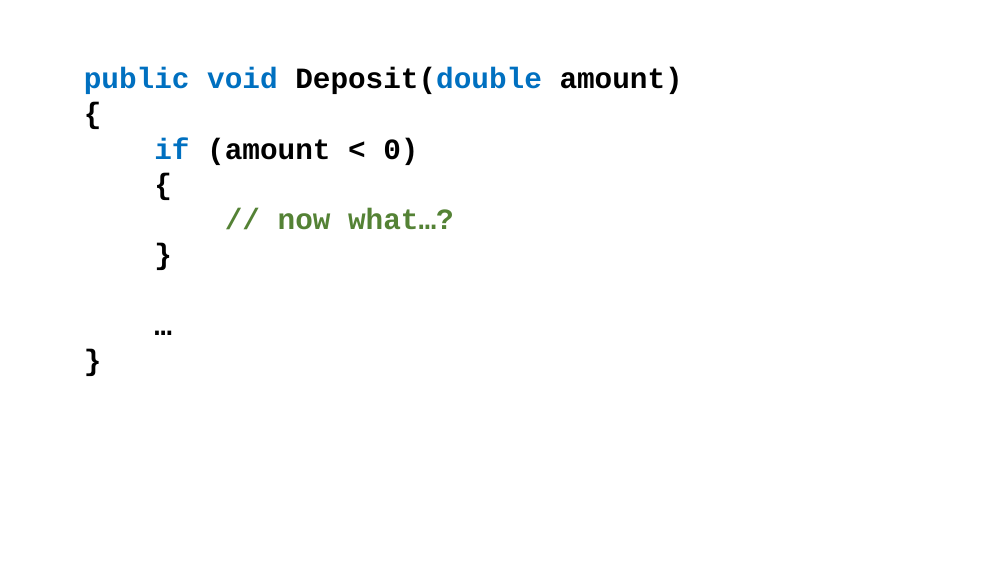
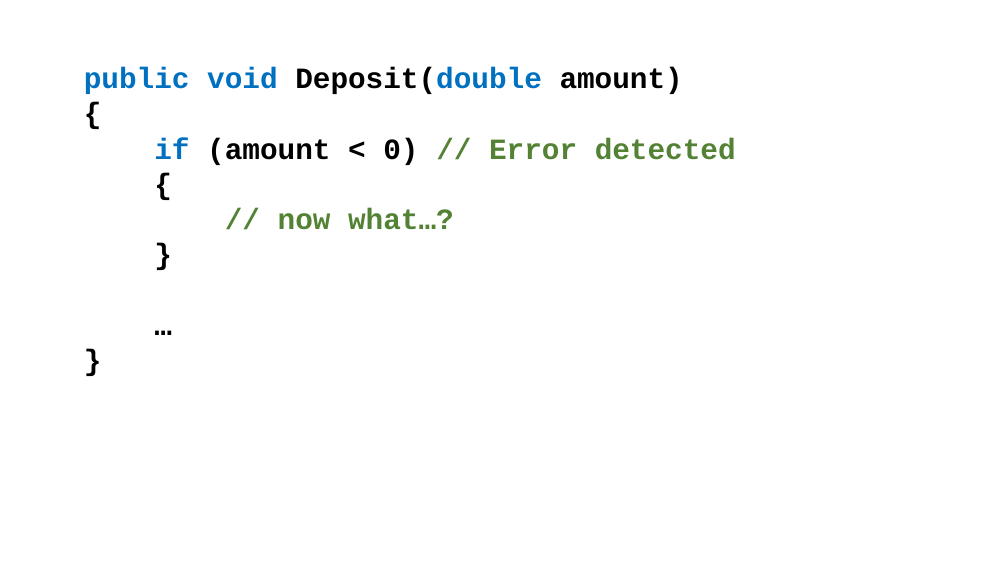
Before and after one commit to perl-easj/Teaching-materials, a slide deck: slide 2 of CSharpProgramming/Presentations/OOProgPartII/Exceptions.pptx. Drawn at 1008x567 pixels with LibreOffice and Linux fonts; fonts in the diff are those of the drawing. Boxes give left, top, right and bottom in pixels: in the first picture for what was removed or moved away, otherwise in the second. Text is boxed around its words. In the diff, an @@ line names an element or a change of style, - is before the commit and + after.

```diff
--- a/CSharpProgramming/Presentations/OOProgPartII/Exceptions.pptx
+++ b/CSharpProgramming/Presentations/OOProgPartII/Exceptions.pptx
@@ text at box(154, 138, 736, 165): text changed; text colour #000000 to #548235 @@
-if (amount < 0)
+if (amount < 0) // Error detected
```
Also in this commit, not shown: 1 other slide changed, 1 slide removed, 8 other files.
